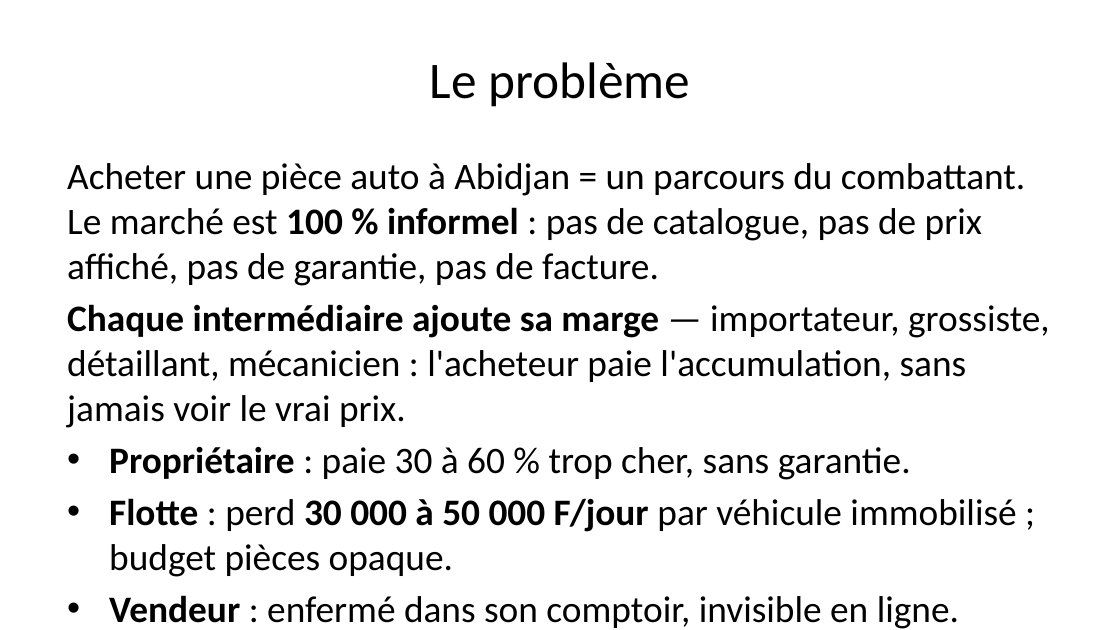
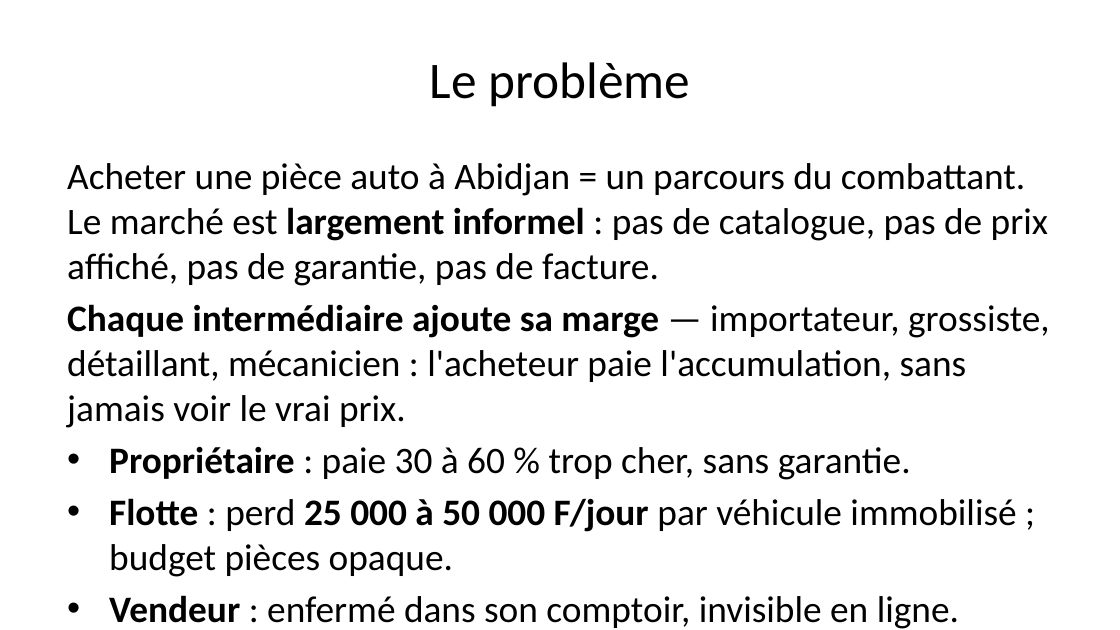
Before and after one commit to Fefer79/pieces, a slide deck: slide 3 of docs/pitch-deck-pieces-2026-06.pptx. Drawn at 1120x630 pixels with LibreOffice and Linux fonts; fonts in the diff are those of the drawing. Boxes give left, top, right and bottom in pixels: in the first picture for what was removed or moved away, otherwise in the second. Text is boxed around its words. In the diff, an @@ line names an element or a change of style, - is before the commit and + after.

```diff
--- a/docs/pitch-deck-pieces-2026-06.pptx
+++ b/docs/pitch-deck-pieces-2026-06.pptx
@@ text at (67, 163, 1048, 286): text changed @@
-Acheter une pièce auto à Abidjan = un parcours du combattant. Le marché est 100 % informel : pas de catalogue, pas de prix affiché, pas de garantie, pas de facture.
+Acheter une pièce auto à Abidjan = un parcours du combattant. Le marché est largement informel : pas de catalogue, pas de prix affiché, pas de garantie, pas de facture.
@@ text at (109, 498, 1016, 577): text changed @@
-• Flotte : perd 30 000 à 50 000 F/jour par véhicule immobilisé ; budget pièces opaque.
+• Flotte : perd 25 000 à 50 000 F/jour par véhicule immobilisé ; budget pièces opaque.
```
Also in this commit, not shown: 8 other slides changed, 3 other files.
